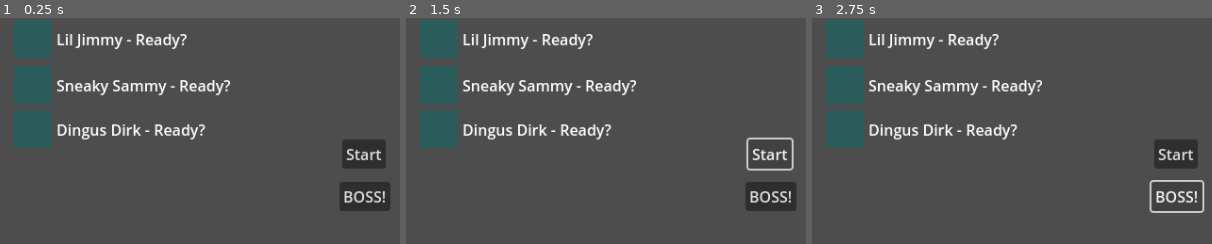
Above: before the commit, frames 1-3 (left to right).
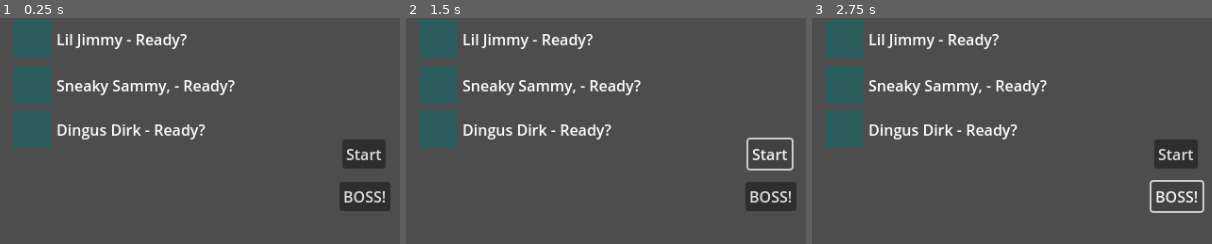
Above: after the commit, the same moments.

Repository: Topech/tick-souls
Game: Godot game, scene res://main_scene.tscn
Same seed, same stepped clock (60 frames per second), same inputs: the game is played once before the commit and once after it.
Inputs:
- Up to frame 1 (0.25 s): no input
- Up to frame 2 (1.5 s): click "Start" at 0.5 s; click "Start" at 1.25 s
- Up to frame 3 (2.75 s): click "BOSS!" at 2 s
The pictures show only the part of the screen within x 4-54%, y 50-100%; the shares and areas given below are measured in that part.

The runs differ from the first frame. In frame 1, 0.5% of the frame differs, in the area x 41-59%, y 27-35%; in frame 2, 0.5%; in frame 3, 0.5%.

Commit message:
tinge players

Diff:
--- a/global/global.gd
+++ b/global/global.gd
@@ -16,16 +16,20 @@
 class PlayerDetails:
 	var score: float = 0
 	var name: String
+	## the color to apply
+	var tinge: Color
 
-	func _init(name_: String) -> void:
+	func _init(name_: String, tinge_: Color) -> void:
 		self.name = name_
+		self.tinge = tinge_
+
 
 
 var player_details_lookup = {
-	players.PLAYER_1: PlayerDetails.new("Big Steve"),
-	players.PLAYER_2: PlayerDetails.new("Lil Jimmy"),
-	players.PLAYER_3: PlayerDetails.new("Sneaky Sammy"),
-	players.PLAYER_4: PlayerDetails.new("Dingus Dirk")
+	players.PLAYER_1: PlayerDetails.new("Big Steve", Color.hex(0x99e900FF)),
+	players.PLAYER_2: PlayerDetails.new("Lil Jimmy", Color.hex(0xffbaa9FF)),
+	players.PLAYER_3: PlayerDetails.new("Sneaky Sammy,", Color.hex(0x93d9f7FF)),
+	players.PLAYER_4: PlayerDetails.new("Dingus Dirk", Color.hex(0xded300FF)),
 }
 
 
--- a/player/player.gd
+++ b/player/player.gd
@@ -81,6 +81,7 @@
 # data structures
 @onready var state = states.IDLE
 @onready var metrics = PlayerMetrics.new()
+@onready var player_details: Global.PlayerDetails = Global.player_details_lookup[player_id]
 var suck_strategy: PlayerSuckStrategy
 
 # control nodes
@@ -106,6 +107,7 @@
 @onready var sprite: Sprite2D = $VisualBody2d/Sprite2D
 @onready var collision_shape: CollisionShape2D = $VisualBody2d/VisualCollision2D
 @onready var visual_body: StaticBody2D = $VisualBody2d
+
 
 func _ready() -> void:
 	if validate_state_machine(states, transitions) != OK:
@@ -117,6 +119,8 @@
 		suck_strategy = PlayerSuckStrategyBoss.new(metrics, suck_ray)
 	else:
 		push_error("invalid suck_strategy_type")
+
+	visual_body.modulate = player_details.tinge
 
 
 func _process(delta: float) -> void:
--- a/root_scenes/main_menu/main_menu.gd
+++ b/root_scenes/main_menu/main_menu.gd
@@ -9,12 +9,28 @@
 @onready var p3_label = $PlayerIndicator3/Label
 @onready var p4_label = $PlayerIndicator4/Label
 
+@onready var p1_sprite = $PlayerIndicator1/WiggleSprite
+@onready var p2_sprite = $PlayerIndicator2/WiggleSprite
+@onready var p3_sprite = $PlayerIndicator3/WiggleSprite
+@onready var p4_sprite = $PlayerIndicator4/WiggleSprite
+
+
 
 func _process(_delta: float) -> void:
-	p1_label.text = Global.player_details_lookup[Global.players.PLAYER_1].name + " - Ready?"
-	p2_label.text = Global.player_details_lookup[Global.players.PLAYER_2].name + " - Ready?"
-	p3_label.text = Global.player_details_lookup[Global.players.PLAYER_3].name + " - Ready?"
-	p4_label.text = Global.player_details_lookup[Global.players.PLAYER_4].name + " - Ready?"
+	var player_details_1 = Global.player_details_lookup[Global.players.PLAYER_1]
+	var player_details_2 = Global.player_details_lookup[Global.players.PLAYER_2]
+	var player_details_3 = Global.player_details_lookup[Global.players.PLAYER_3]
+	var player_details_4 = Global.player_details_lookup[Global.players.PLAYER_4]
+
+	p1_label.text = player_details_1.name + " - Ready?"
+	p2_label.text = player_details_2.name + " - Ready?"
+	p3_label.text = player_details_3.name + " - Ready?"
+	p4_label.text = player_details_4.name + " - Ready?"
+
+	p1_sprite.modulate = player_details_1.tinge
+	p2_sprite.modulate = player_details_2.tinge
+	p3_sprite.modulate = player_details_3.tinge
+	p4_sprite.modulate = player_details_4.tinge
 
 
 func _on_button_pressed() -> void:
